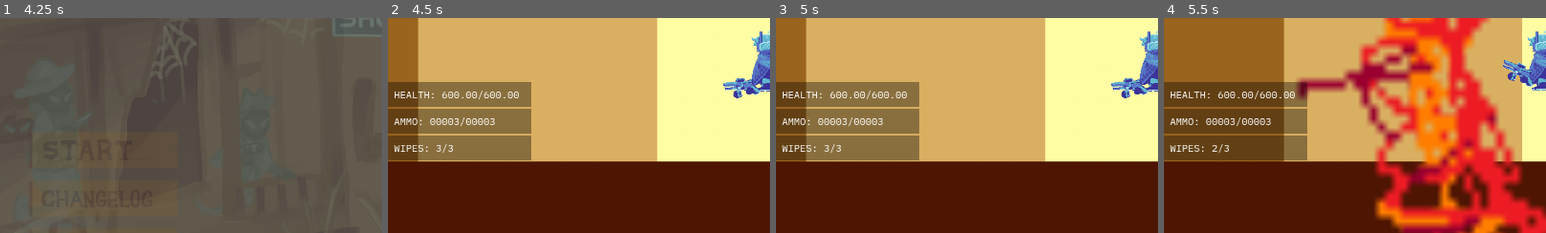
Above: before the commit, frames 1-4 (left to right).
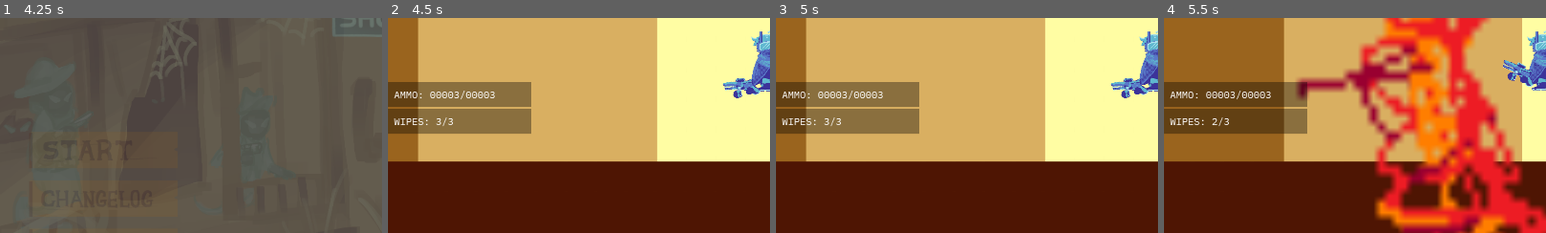
Above: after the commit, the same moments.

Repository: mid-at-coding/imgd-game
Game: Godot game, scene res://scenes/splash_screen.tscn
The game is run twice, just before and just after one commit, with the same random seed, the same clock (stepped at 60 frames per second) and the same inputs. Sound files missing from this copy of the repository are replaced by a short silence.
Inputs (mouse positions are % of the whole screen's width and height, from its top left):
- Up to frame 1 (4.25 s): tap Enter (accept_pickup) at 0.5, 2 s; move the mouse to (72, 45) at 0.52 s; hold D (move_right) 0.53-1.28 s; hold Enter (accept_pickup) 0.53-1.28 s; click (72, 45) at 0.67 s; move the mouse to (30, 55) at 1.27 s; hold S (move_down) 1.28-2.03 s; tap Space (use_wipe) at 1.35, 2.85 s; move the mouse to (60, 28) at 2.02 s; hold D (move_right) 2.03-2.78 s; hold Enter (accept_pickup) 2.03-2.78 s; move the mouse to (45, 70) at 2.77 s; hold W (move_up) 2.78-3.53 s; click (45, 70) at 2.92 s; move the mouse to (80, 65) at 3.52 s; hold A (move_left) from 3.53 s (still down); hold Enter (accept_pickup) from 3.53 s (still down)
- Up to frame 2 (4.5 s): release A (move_left) at 4.25 s; release Enter (accept_pickup) at 4.25 s; click (14, 66) at 4.25 s
- Up to frame 3 (5 s): no input
- Up to frame 4 (5.5 s): tap Enter (accept_pickup) at 5 s; move the mouse to (20, 35) at 5.02 s; hold A (move_left) from 5.03 s (still down); tap Space (use_wipe) at 5.1 s
The pictures show only the part of the screen within x 0-50%, y 35-85%; the shares and areas given below are measured in that part.

Frame 1 is identical in both runs. In frame 2, 5.3% of the frame differs, in the area x 0-38%, y 33-67%; in frame 3, 5.3%; in frame 4, 5.3%.

Commit message:
style: removed superfluous health display

Diff:
--- a/game/scenes/player.tscn
+++ b/game/scenes/player.tscn
@@ -90,6 +90,7 @@
 script = ExtResource("7_smehm")
 
 [node name="HealthDisplay" type="RichTextLabel" parent="VitalsDisplay" unique_id=1104343476]
+visible = false
 clip_contents = false
 layout_mode = 2
 theme = ExtResource("8_ur7pv")
--- a/game/scripts/happy_boo_vitals_display.gd
+++ b/game/scripts/happy_boo_vitals_display.gd
@@ -4,6 +4,7 @@
 # [happy_boo_vitals_display.gd] : VBoxContainer
 # |_ HealthDisplay : RichTextLabel
 # |_ AmmoDisplay : RichTextLabel
+# |_ ChargeDisplay : RichTextLabel
 extends VBoxContainer
 
 func display(creature : Creature) -> void:
